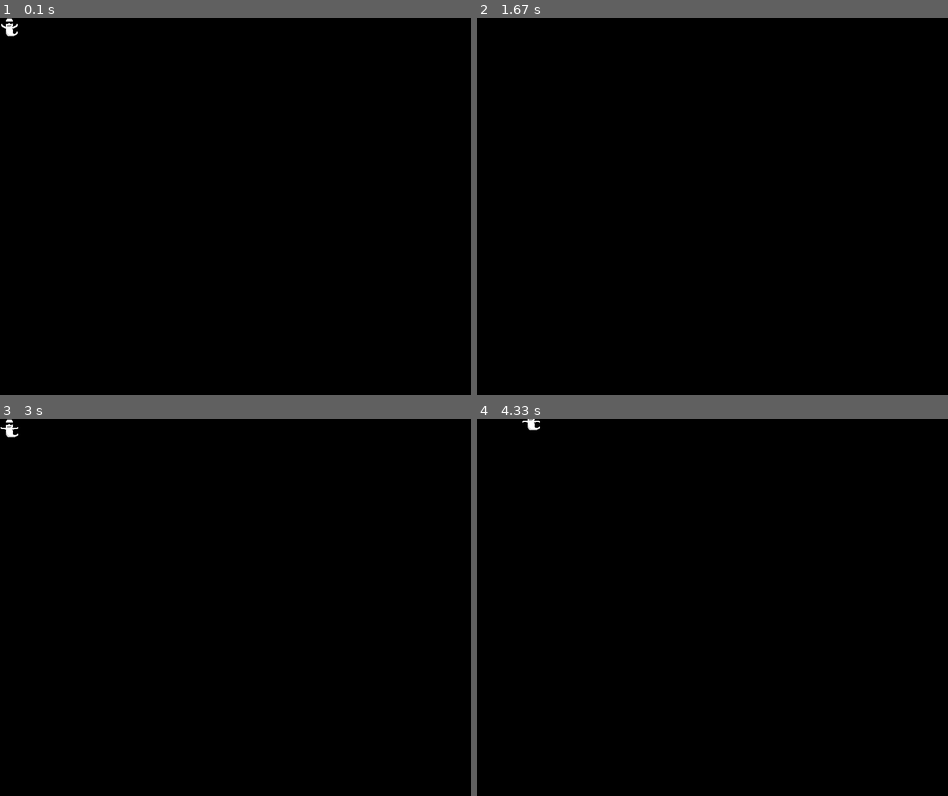
Above: before the commit, frames 1-4 (two rows, left to right).
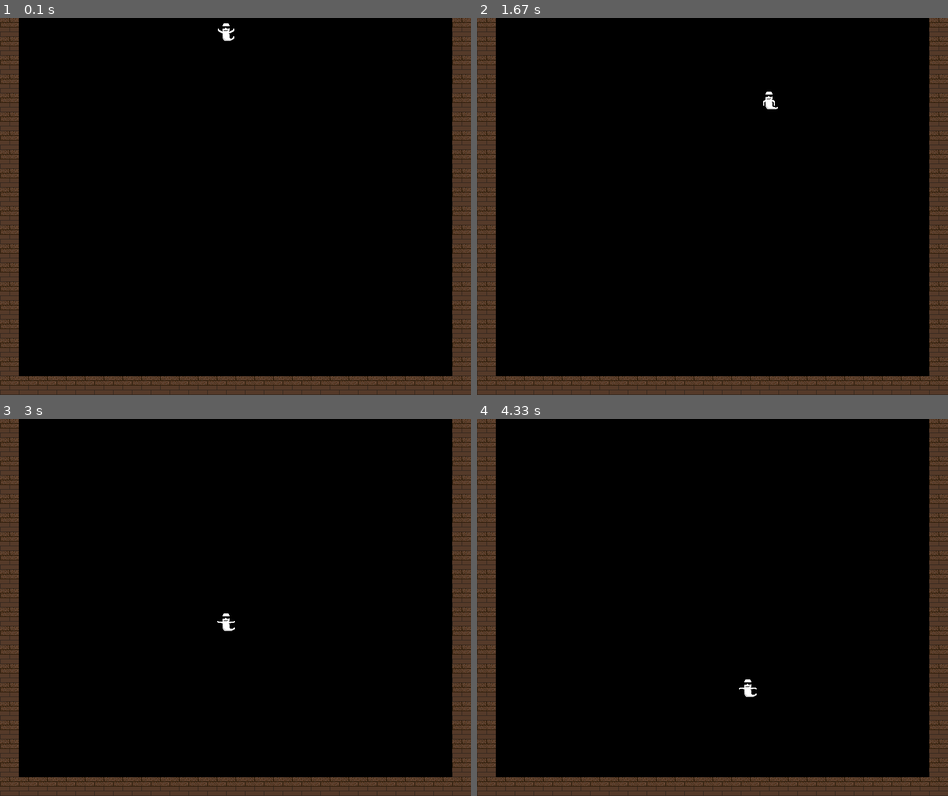
Above: after the commit, the same moments.

Repository: Cjreynol-zz/pygame-boilerplate
Game: pygame game, started from main.py
The game is run twice, just before and just after one commit, with the same random seed, the same clock (stepped at 60 frames per second) and the same inputs.
Inputs:
- Up to frame 1 (0.1 s): no input
- Up to frame 2 (1.67 s): hold Right 0.33-0.8 s; hold Up 0.83-1.13 s; hold Right 1.17-1.63 s
- Up to frame 3 (3 s): hold Left 1.67-2.2 s; hold Down 2.23-2.53 s; hold Left 2.57-2.97 s
- Up to frame 4 (4.33 s): hold Up 3-3.37 s; hold Right 3.4-4.03 s; hold Down from 4.07 s (still down)

The runs differ from the first frame. In frame 1, 13% of the frame differs, in the area x 0-100%, y 0-100%; in frame 2, 13%; in frame 3, 13%; in frame 4, 13%.

Commit message:
Display walls

Diff:
--- a/boilerplate/game.py
+++ b/boilerplate/game.py
@@ -8,8 +8,11 @@
     """
     """
 
+    TITLE = "LD42 Testing"
+    SCREEN_SIZE = (800, 640)
+
     def __init__(self):
-        self.screen = GameScreen()
+        self.screen = GameScreen(self.TITLE, self.SCREEN_SIZE)
         self.state = GameState()
 
     def run(self):
@@ -20,11 +23,11 @@
 
         while not self.state.done:
             self.state.tick()
-            self.screen.clear(self.state.ghost_group)
+            self.screen.clear(self.state.get_groups())
             self.state.handle_events(event.get())
 
             self.state.update()
-            dirty_rects = self.screen.draw(self.state.ghost_group)
+            dirty_rects = self.screen.draw(self.state.get_groups())
             self.screen.update_display(dirty_rects)
 
         quit()
--- a/boilerplate/game_screen.py
+++ b/boilerplate/game_screen.py
@@ -1,3 +1,5 @@
+from itertools import chain
+
 from pygame import display, Surface
 
 
@@ -5,39 +7,37 @@
     """
     """
 
-    SCREEN_WIDTH = 800
-    SCREEN_HEIGHT = 640
+    DEFAULT_BACKGROUND_COLOR = (0, 0, 0)
 
-    TITLE = "LD42 Testing"
-    BACKGROUND_COLOR = (0, 0, 0)
+    def __init__(self, window_title, screen_size):
+        self.screen = self._create_screen(window_title, screen_size)
+        self.background = self._create_default_background(self.screen)
 
-    def __init__(self):
-        self.screen = self._create_screen()
-        self.background = self._create_background(self.screen)
+    def clear(self, groups):
+        for group in groups:
+            group.clear(self.screen, self.background)
 
-    def clear(self, group):
-        group.clear(self.screen, self.background)
-
-    def draw(self, group):
-        return group.draw(self.screen)
+    def draw(self, groups):
+        dirty_rect_lists = [group.draw(self.screen) for group in groups]
+        return list(chain.from_iterable(dirty_rect_lists))     # flatten
 
     def update_display(self, dirty_rects):
         display.update(dirty_rects)
 
-    def _create_screen(self):
+    def _create_screen(self, window_title, screen_size):
         """
         Create, configure, and return the game screen surface.
         """
-        screen = display.set_mode((self.SCREEN_WIDTH, self.SCREEN_HEIGHT))
-        display.set_caption(self.TITLE)
+        screen = display.set_mode(screen_size)
+        display.set_caption(window_title)
         return screen
 
-    def _create_background(self, screen):
+    def _create_default_background(self, screen):
         """
         Create background Surface, display it on the screen, and return it.
         """
         background = Surface(screen.get_size()).convert()
-        background.fill(self.BACKGROUND_COLOR)
+        background.fill(self.DEFAULT_BACKGROUND_COLOR)
 
         screen.blit(background, (0, 0))
         display.flip()
--- a/boilerplate/game_state.py
+++ b/boilerplate/game_state.py
@@ -1,8 +1,9 @@
 from os                         import path
 
+from pygame                     import Rect, Surface
 from pygame.locals              import (QUIT, KEYDOWN, KEYUP,
                                 K_DOWN, K_ESCAPE, K_LEFT, K_UP, K_RIGHT)
-from pygame.sprite              import RenderUpdates
+from pygame.sprite              import Sprite, RenderUpdates
 from pygame.time                import Clock
 
 from boilerplate.image_loading  import load_image
@@ -16,6 +17,9 @@
     FPS = 30
     GHOST_ANIMATION_LENGTH = 5      # in frames
     VELOCITY = 128
+    JUMP_VELOCITY = 256
+
+    IMG_DIR = "assets"
 
     def __init__(self):
         self.clock = Clock()
@@ -24,19 +28,66 @@
         self.ghost = self._create_ghost()
         self.ghost_group = RenderUpdates(self.ghost)
 
+        walls = self._create_walls()
+        self.wall_group = RenderUpdates(*walls)
+
     def _create_ghost(self):
-        ghost_path = path.join("assets", "boo_spritesheet.png")
+        ghost_path = path.join(self.IMG_DIR, "boo_spritesheet.png")
+        sprite_sheet = load_image(ghost_path)
+        ghost =  MovableSprite(sprite_sheet, (32, 32),
+                                self.GHOST_ANIMATION_LENGTH, True)
+        ghost.rect.midtop = (384, 0)
+        ghost.change_velocity((0, self.VELOCITY))
+        return ghost
 
-        sheet = load_image(ghost_path)
-        ghost = MovableSprite(sheet, (32, 32), self.GHOST_ANIMATION_LENGTH,
-                                True)
-        return ghost
+    def _create_walls(self):
+        screen_width = 800
+        screen_height = 640
+        square_size = 32
+
+        wall_path = path.join(self.IMG_DIR, "wood_panel_tile.png")
+        wall_tile = load_image(wall_path)
+
+        bottom = Surface((screen_width, square_size))
+        left = Surface((square_size, screen_height))
+        right = Surface((square_size, screen_height))
+
+        rect = Rect(0, 0, 0, 0)
+        for i in range(screen_width // square_size):
+            rect.left = i * square_size
+            bottom.blit(wall_tile, rect)
+
+        rect.left = 0
+        for i in range(screen_height // square_size):
+            rect.top = i * square_size
+            left.blit(wall_tile, rect)
+            right.blit(wall_tile, rect)
+
+        bot_sprite = Sprite()
+        bot_sprite.image = bottom
+        bot_sprite.rect = bot_sprite.image.get_rect()
+        bot_sprite.rect.topleft = (0, screen_height - square_size)
+
+        left_sprite = Sprite()
+        left_sprite.image = left
+        left_sprite.rect = left_sprite.image.get_rect()
+        left_sprite.rect.topleft = (0, 0)
+
+        right_sprite = Sprite()
+        right_sprite.image = right
+        right_sprite.rect = right_sprite.image.get_rect()
+        right_sprite.rect.topleft = (screen_width - square_size, 0)
+
+        return [bot_sprite, left_sprite, right_sprite]
+
+    def get_groups(self):
+        return [self.ghost_group, self.wall_group]
 
     def tick(self):
         return self.clock.tick(self.FPS)
 
     def update(self):
-        self.ghost_group.update(self.FPS)
+        self.ghost_group.update(self.FPS, self.wall_group)
 
     def handle_events(self, event_list):
         for event in event_list:
@@ -50,9 +101,9 @@
                 self.ghost.change_velocity((0, -self.VELOCITY))
 
             elif event.type == KEYDOWN and event.key == K_UP:
-                self.ghost.change_velocity((0, -self.VELOCITY))
+                self.ghost.change_velocity((0, -self.JUMP_VELOCITY))
             elif event.type == KEYUP and event.key == K_UP:
-                self.ghost.change_velocity((0, self.VELOCITY))
+                self.ghost.change_velocity((0, self.JUMP_VELOCITY))
 
             elif event.type == KEYDOWN and event.key == K_RIGHT:
                 self.ghost.change_velocity((self.VELOCITY, 0))
--- a/boilerplate/movable_sprite.py
+++ b/boilerplate/movable_sprite.py
@@ -15,7 +15,7 @@
         self.velocity = Vector2()       # pixels per frame
 
 
-    def update(self, frame_rate):
+    def update(self, frame_rate, collide_group):
         """
         Move the sprite a fraction of its velocity (vel / frame_rate).
 
Binary file added: assets/wood_panel_tile.png
